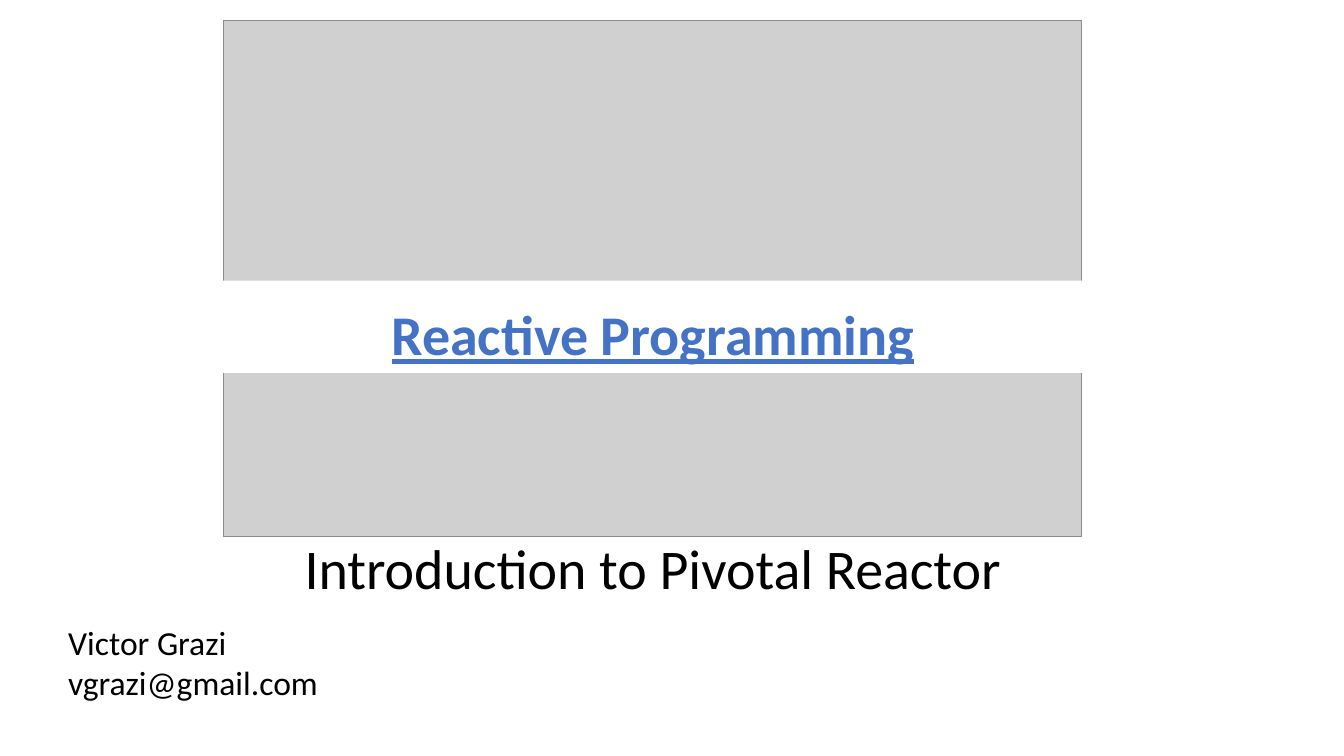
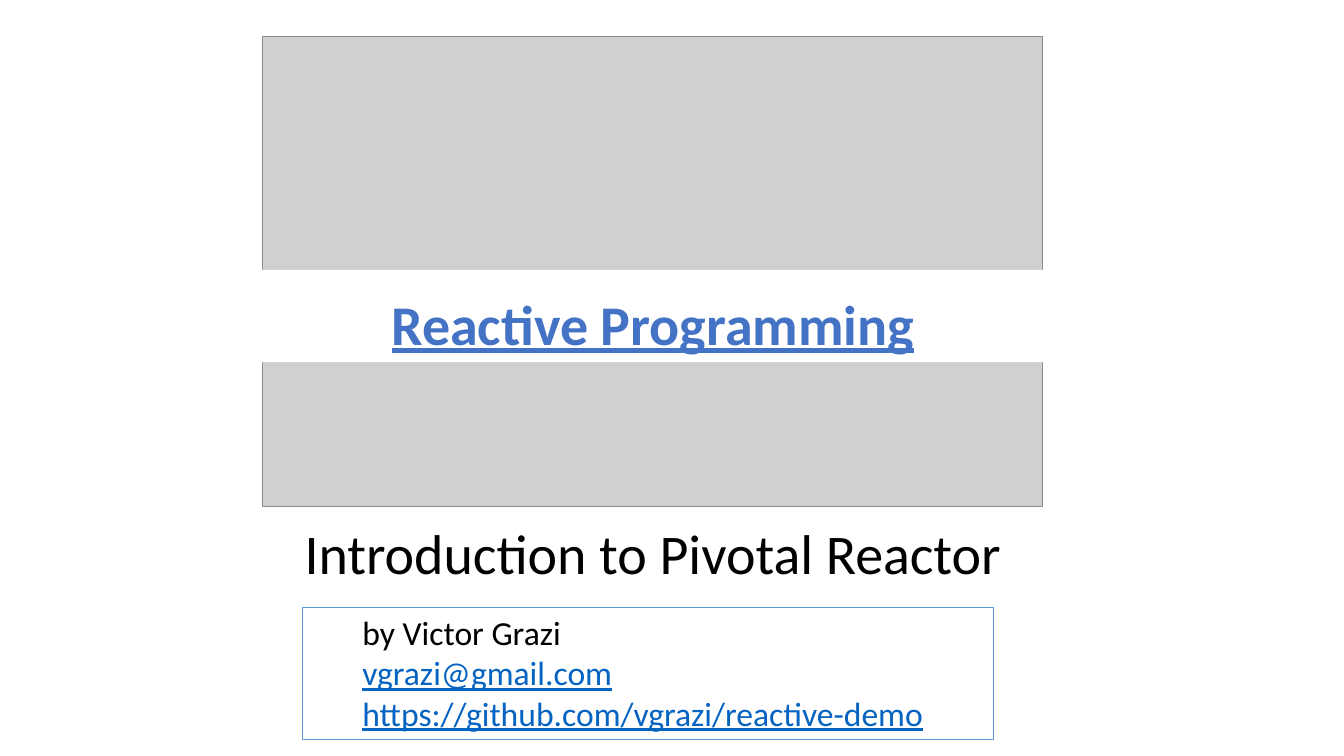
Before and after one commit to vgrazi/reactive-demo, a slide deck: slide 1 of presentation/Reactive Programming with Pivotal's Reactor.pptx. Drawn at 1344x756 pixels with LibreOffice and Linux fonts; fonts in the diff are those of the drawing; grey boxes stand for pictures. Boxes give left, top, right and bottom in pixels: in the first picture for what was removed or moved away, otherwise in the second. Text is boxed around its words. In the diff, an @@ line names an element or a change of style, - is before the commit and + after.

Commit message:
tweaks

```diff
--- a/presentation/Reactive Programming with Pivotal's Reactor.pptx
+++ b/presentation/Reactive Programming with Pivotal's Reactor.pptx
@@ picture: place and size @@
-picture at box(224, 20, 1083, 536)
+picture at box(263, 37, 1044, 507)
@@ title "Reactive Programming": place and size @@
-title "Reactive Programming" at box(37, 280, 1269, 373)
+title "Reactive Programming" at box(37, 270, 1269, 363)
@@ subtitle "Introduction to Pivotal Reactor": place and size @@
-subtitle "Introduction to Pivotal Reactor" at box(305, 550, 1001, 590)
+subtitle "Introduction to Pivotal Reactor" at box(305, 535, 1001, 575)
@@ rectangle "by Victor Grazi": place and size @@
-rectangle "by Victor Grazi" at box(68, 632, 318, 701)
+rectangle "by Victor Grazi" at box(302, 607, 994, 739)
@@ rectangle "by Victor Grazi" at box(302, 607, 994, 739): outline none to #5B9BD5 0.75 pt @@
@@ text in rectangle at box(362, 621, 561, 651): text changed @@
-Victor Grazi
+  by Victor Grazi
@@ text in rectangle at box(362, 661, 612, 691): text colour #000000 to #0563C1, underline on in "vgrazi@gmail.com"; list level 1 to 2 in "vgrazi@gmail.com" @@
@@ text in rectangle at box(362, 702, 922, 732): paragraph added @@
+  https://github.com/vgrazi/reactive-demo
```
